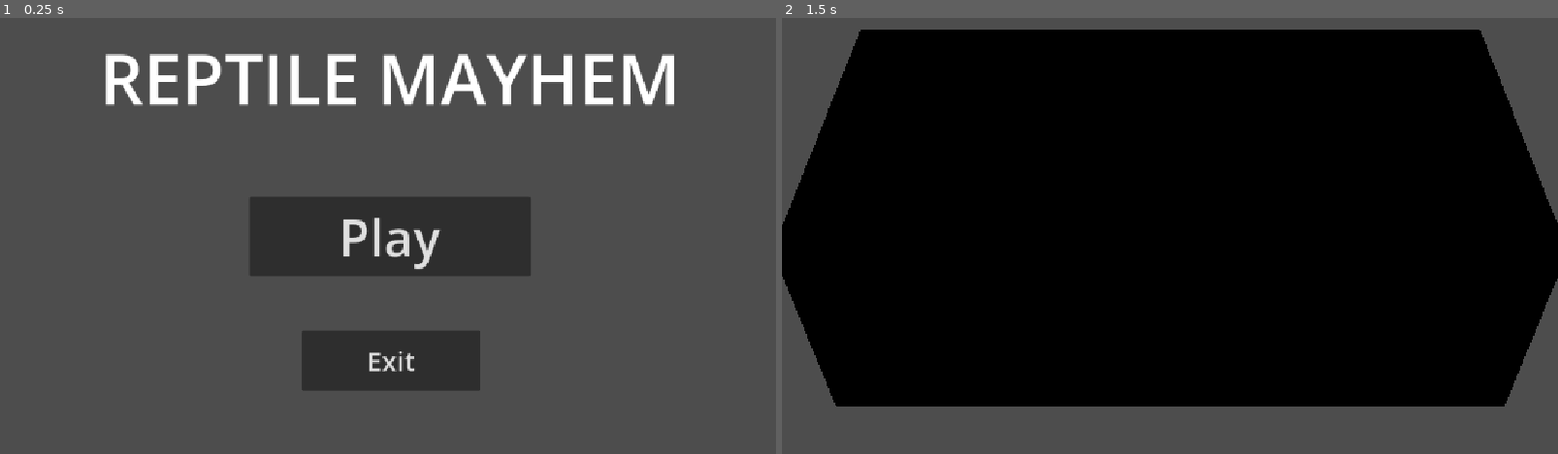
Above: before the commit, frames 1-2 (left to right).
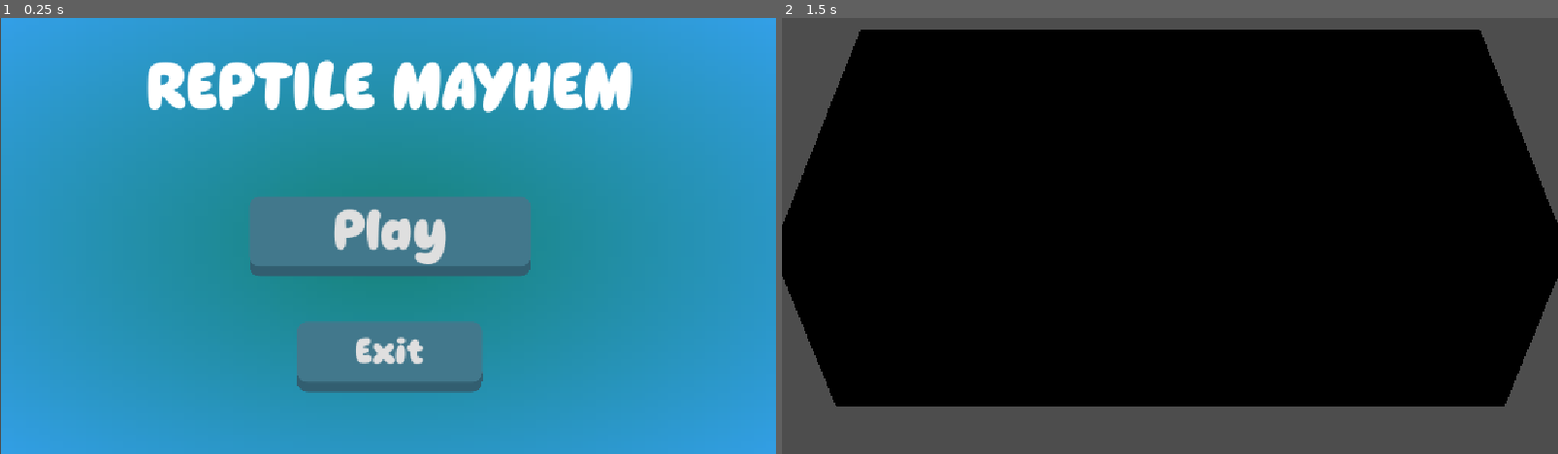
Above: after the commit, the same moments.

Repository: PetarGH/GeckoSurvivors
Game: Godot game, scene res://scenes/main_menu_scene.tscn
Same seed, same stepped clock (60 frames per second), same inputs: the game is played once before the commit and once after it.
Inputs:
- Up to frame 1 (0.25 s): no input
- Up to frame 2 (1.5 s): click "Play" at 0.5 s; tap Enter at 1.25 s

The runs differ from the first frame. In frame 1, 98% of the frame differs, in the area x 0-100%, y 0-100%; in frame 2, nothing differs.

Commit message:
Main Menu
finished a simple design on the main menu. Added a grub scene.

Diff:
--- /dev/null
+++ b/reptile-mayhem/grub.gd
@@ -0,0 +1,11 @@
+extends Node3D
+
+
+# Called when the node enters the scene tree for the first time.
+func _ready() -> void:
+	pass # Replace with function body.
+
+
+# Called every frame. 'delta' is the elapsed time since the previous frame.
+func _process(delta: float) -> void:
+	pass
--- /dev/null
+++ b/reptile-mayhem/scenes/grub.tscn
@@ -0,0 +1,9 @@
+[gd_scene format=3 uid="uid://6wqir0wfchnk"]
+
+[ext_resource type="Script" uid="uid://mxjot65vscgt" path="res://grub.gd" id="1_3x5ws"]
+[ext_resource type="PackedScene" path="res://scenes/food_item.tscn" id="2_a80u5"]
+
+[node name="Grub" type="Node3D" unique_id=1955127812]
+script = ExtResource("1_3x5ws")
+
+[node name="FoodItem" parent="." unique_id=1643189141 instance=ExtResource("2_a80u5")]
--- a/reptile-mayhem/scenes/main_menu_UI.tscn
+++ b/reptile-mayhem/scenes/main_menu_UI.tscn
@@ -2,6 +2,19 @@
 
 [ext_resource type="Script" uid="uid://chvxukuyyvg0k" path="res://scripts/main_menu_ui.gd" id="1_nqyyv"]
 [ext_resource type="PackedScene" uid="uid://b5mgtdynv3jll" path="res://scenes/level.tscn" id="2_t8wao"]
+[ext_resource type="Theme" uid="uid://cjfwhcxlr2h4i" path="res://themes/ui_button_theme.tres" id="3_1vj7d"]
+[ext_resource type="FontFile" uid="uid://dctrfdggugy2d" path="res://fonts/Super Waffles.ttf" id="4_c5p7l"]
+
+[sub_resource type="Gradient" id="Gradient_1vj7d"]
+colors = PackedColorArray(0.08342805, 0.50625694, 0.45842367, 1, 0.19825613, 0.62338454, 0.90184987, 1)
+
+[sub_resource type="GradientTexture2D" id="GradientTexture2D_qbdty"]
+gradient = SubResource("Gradient_1vj7d")
+fill = 1
+fill_from = Vector2(0.49798387, 0.51008064)
+
+[sub_resource type="StyleBoxTexture" id="StyleBoxTexture_8vrlf"]
+texture = SubResource("GradientTexture2D_qbdty")
 
 [node name="MainMenuUI" type="Control" unique_id=7696687]
 layout_mode = 3
@@ -13,36 +26,49 @@
 script = ExtResource("1_nqyyv")
 next_scene = ExtResource("2_t8wao")
 
+[node name="Panel" type="Panel" parent="." unique_id=931852066]
+layout_mode = 1
+anchors_preset = 15
+anchor_right = 1.0
+anchor_bottom = 1.0
+grow_horizontal = 2
+grow_vertical = 2
+theme_override_styles/panel = SubResource("StyleBoxTexture_8vrlf")
+
 [node name="PlayButton" type="Button" parent="." unique_id=1908269613]
 layout_mode = 1
-anchors_preset = 8
-anchor_left = 0.5
-anchor_top = 0.5
-anchor_right = 0.5
-anchor_bottom = 0.5
-offset_left = -209.0
-offset_top = -59.0
-offset_right = 209.0
-offset_bottom = 59.0
+anchors_preset = -1
+anchor_left = 0.319
+anchor_top = 0.409
+anchor_right = 0.68100005
+anchor_bottom = 0.591
+offset_left = -0.4880066
+offset_top = -0.03201294
+offset_right = 0.48791504
+offset_bottom = 0.031982422
 grow_horizontal = 2
 grow_vertical = 2
-theme_override_font_sizes/font_size = 75
+theme = ExtResource("3_1vj7d")
+theme_override_fonts/font = ExtResource("4_c5p7l")
+theme_override_font_sizes/font_size = 86
 text = "Play"
 
 [node name="ExitButton" type="Button" parent="." unique_id=1070397800]
 layout_mode = 1
 anchors_preset = -1
-anchor_left = 0.5
-anchor_top = 0.785
-anchor_right = 0.5
-anchor_bottom = 0.785
-offset_left = -131.0
-offset_top = -44.680023
-offset_right = 134.0
-offset_bottom = 44.319977
+anchor_left = 0.386
+anchor_top = 0.716
+anchor_right = 0.61600006
+anchor_bottom = 0.85300004
+offset_left = -6.671997
+offset_top = -12.968018
+offset_right = 3.36792
+offset_bottom = 2.2559814
 grow_horizontal = 2
 grow_vertical = 0
-theme_override_font_sizes/font_size = 40
+theme = ExtResource("3_1vj7d")
+theme_override_fonts/font = ExtResource("4_c5p7l")
+theme_override_font_sizes/font_size = 56
 text = "Exit"
 
 [node name="Label" type="Label" parent="." unique_id=1140901656]
@@ -50,8 +76,9 @@
 anchors_preset = -1
 anchor_right = 1.0
 anchor_bottom = 0.272
-offset_bottom = -0.25601196
+offset_bottom = 32.743988
 grow_horizontal = 2
+theme_override_fonts/font = ExtResource("4_c5p7l")
 theme_override_font_sizes/font_size = 102
 text = "REPTILE MAYHEM"
 horizontal_alignment = 1
--- /dev/null
+++ b/reptile-mayhem/themes/ui_button_theme.tres
@@ -0,0 +1,33 @@
+[gd_resource type="Theme" format=3 uid="uid://cjfwhcxlr2h4i"]
+
+[sub_resource type="StyleBoxFlat" id="StyleBoxFlat_1vj7d"]
+bg_color = Color(0.20722356, 0.39071083, 0.45839673, 1)
+border_width_bottom = 15
+border_color = Color(0.17004457, 0.33016196, 0.39056727, 1)
+corner_radius_top_left = 15
+corner_radius_top_right = 15
+corner_radius_bottom_right = 15
+corner_radius_bottom_left = 15
+
+[sub_resource type="StyleBoxFlat" id="StyleBoxFlat_c5p7l"]
+bg_color = Color(0.25911224, 0.47177064, 0.5499356, 1)
+border_width_bottom = 15
+border_color = Color(0.19577578, 0.37094054, 0.43942493, 1)
+corner_radius_top_left = 15
+corner_radius_top_right = 15
+corner_radius_bottom_right = 15
+corner_radius_bottom_left = 15
+
+[sub_resource type="StyleBoxFlat" id="StyleBoxFlat_t8wao"]
+bg_color = Color(0.2316131, 0.46784908, 0.72072095, 1)
+border_width_top = 10
+border_color = Color(0.27450982, 0.46666667, 0.5921569, 0)
+corner_radius_top_left = 15
+corner_radius_top_right = 15
+corner_radius_bottom_right = 15
+corner_radius_bottom_left = 5
+
+[resource]
+Button/styles/hover = SubResource("StyleBoxFlat_1vj7d")
+Button/styles/normal = SubResource("StyleBoxFlat_c5p7l")
+Button/styles/pressed = SubResource("StyleBoxFlat_t8wao")
Binary file added: reptile-mayhem/fonts/Super Waffles.ttf
Not shown, added: reptile-mayhem/fonts/Super Waffles.ttf.import
Not shown, added: reptile-mayhem/grub.gd.uid
